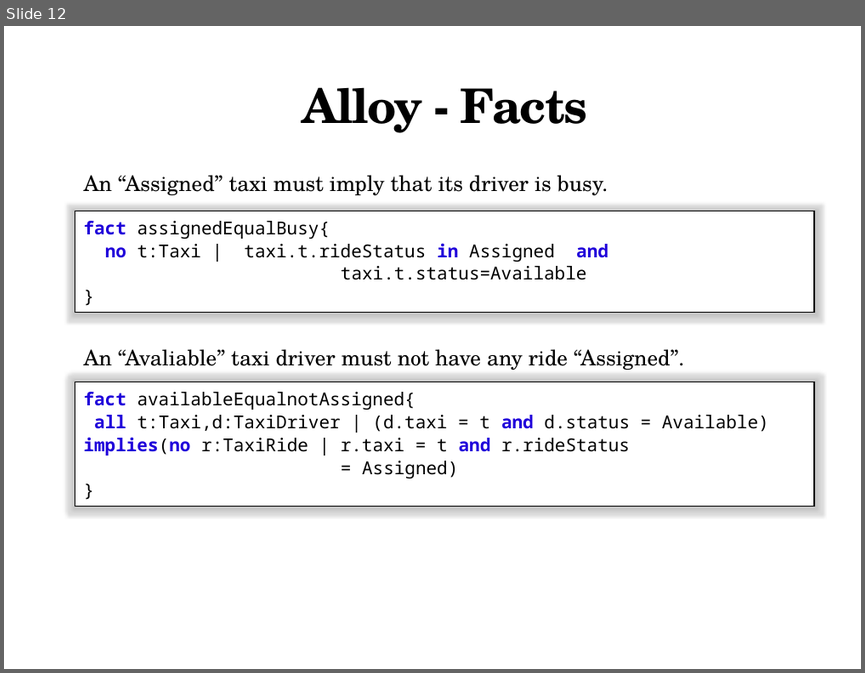
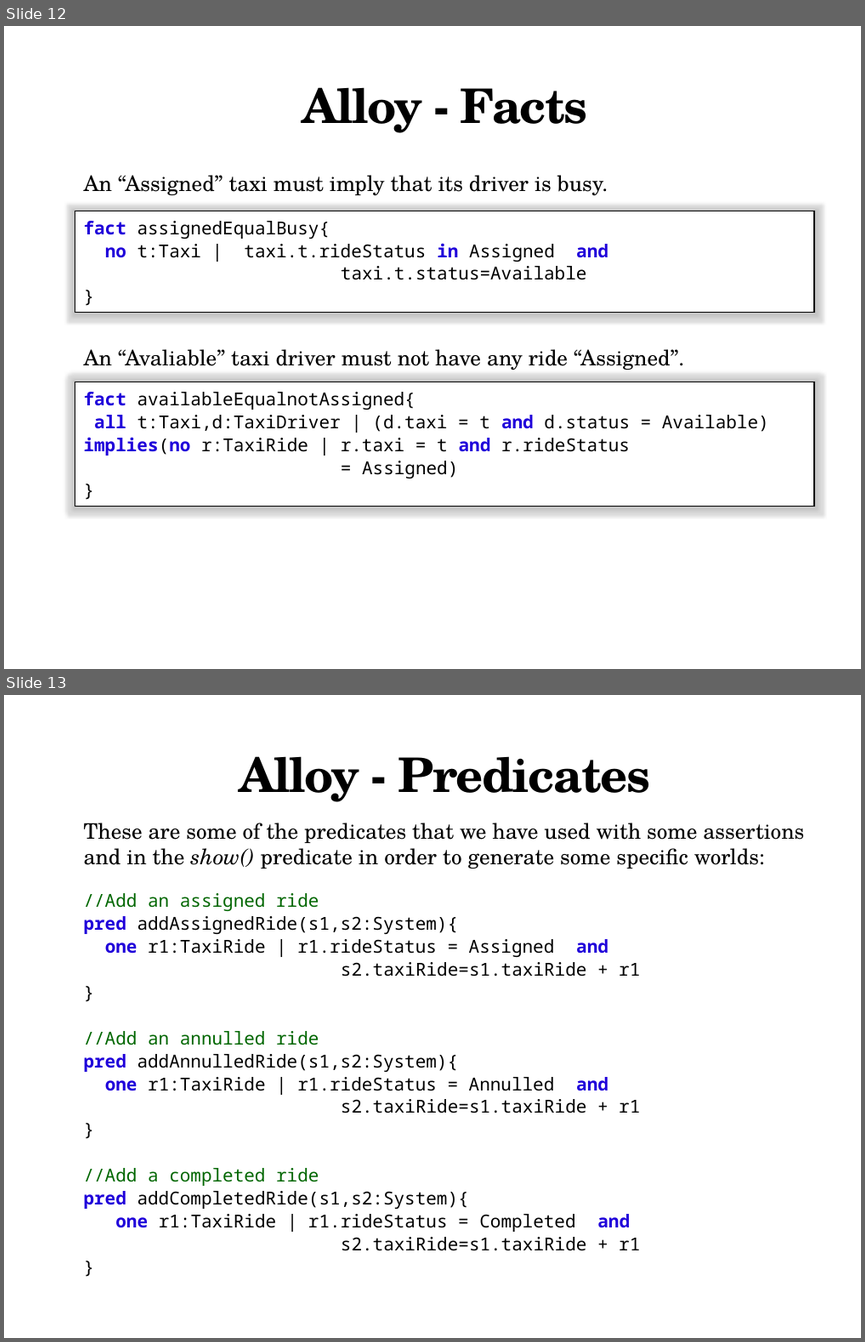
Before and after one commit to MarcoRomani/myTaxyService-SE2-PozziRomani, a slide deck: OtherStuff/Presentation/Alloy.pptx. Shown one above the other, each under a label of ours: slide 12 before the commit, slides 12 and 13 after it. The pictures are 865x673 and 865x1342 pixels, drawn with LibreOffice and Linux fonts; fonts in the diff are those of the drawing. Boxes give left, top, right and bottom in pixels: in the first picture for what was removed or moved away, otherwise in the second. Text is boxed around its words. In the diff, an @@ line names an element or a change of style, - is before the commit and + after.

Commit message:
Alloy presentation complete

```diff
--- a/OtherStuff/Presentation/Alloy.pptx
+++ b/OtherStuff/Presentation/Alloy.pptx
@@ slide 13 added at <box>4,695,861,1338</box>, background #FFFFFF @@
@@ text added at <box>239,756,650,802</box>, 40 pt, text #000000, bold @@
+Alloy - Predicates
@@ text added at <box>84,823,804,868</box>, 18 pt, text #000000 @@
+These are some of the predicates that we have used with some assertions and in the show() predicate in order to generate some specific worlds:
@@ text added at <box>84,893,640,1251</box>, 15 pt, text #000000 @@
+//Add an assigned ride
+pred addAssignedRide(s1,s2:System){
+one r1:TaxiRide | r1.rideStatus = Assigned and s2.taxiRide=s1.taxiRide + r1
+}
+//Add an annulled ride
+pred addAnnulledRide(s1,s2:System){
+one r1:TaxiRide | r1.rideStatus = Annulled and s2.taxiRide=s1.taxiRide + r1
+}
+//Add a completed ride
+pred addCompletedRide(s1,s2:System){
+one r1:TaxiRide | r1.rideStatus = Completed and s2.taxiRide=s1.taxiRide + r1
+}
```
Also in this commit, not shown: 2 slides changed, 6 other slides added, 1 other file.
